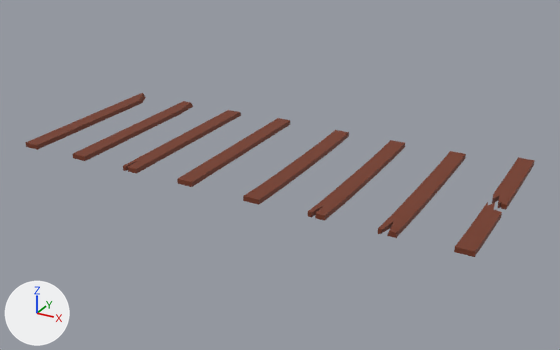
One commit to the FBX model models/planks.fbx: the scene before it, then after it.
Both versions are drawn from a 50 mm lens placed at (12.25, -19.57, 9.2), pointed at (1.42, 0.12, -0.65). Every picture has the same lights, and +X, +Y and +Z are marked at lower left.

The first picture shows 'Plank', 'Plank.001', 'Plank.002', 'Plank.003', 'Plank.004', 'Plank.005', 'Plank.006', 'Plank_snapped.006', 'Plank_snapped.007'.
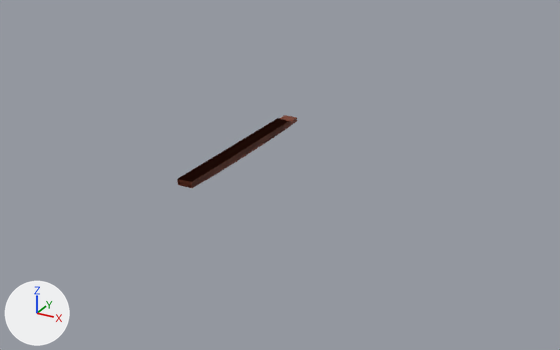
Location of each change, (x1, y1, x2, y2) in pixels of the pictures (560 x 350 px):
'Plank.002', moved: before (308, 140, 405, 221); after (177, 122, 290, 188)
'Plank.003', moved: before (123, 110, 241, 174); after (177, 119, 289, 186)
'Plank.005', moved (not visible afterwards): before (378, 151, 466, 238)
'Plank.006', moved: before (26, 93, 146, 150); after (178, 119, 282, 184)
'Plank.001', moved: before (243, 130, 349, 205); after (178, 181, 190, 185)
'Plank.004', moved: before (72, 101, 193, 161); after (179, 118, 284, 185)
'Plank_snapped.007', moved: before (454, 202, 502, 257); after (181, 157, 239, 188)
'Plank_snapped.006', moved: before (492, 157, 535, 210); after (247, 115, 297, 154)
'Plank', unchanged, covered by the edit: before (177, 118, 290, 187); after (180, 118, 290, 185)

Edits to the bpy script that builds the scene:
```text
Change ob_plank_002:
    ob_plank_002.location: (4.23, 0.0, 0.0) -> (0.0, 0.0, 0.0)
Change ob_plank_snapped_007:
    ob_plank_snapped_007.location: (8.23, 0.0, 0.0) -> (0.0, 0.0, 0.0)
Change ob_plank_001:
    ob_plank_001.location: (2.23, 0.0, 0.0) -> (0.0, 0.0, 0.0)
Change ob_plank_003:
    ob_plank_003.location: (-2.0, 0.0, 0.0) -> (0.0, 0.0, 0.0)
Change ob_plank_004:
    ob_plank_004.location: (-4.0, 0.0, 0.0) -> (0.0, 0.0, 0.0)
Change ob_plank_005:
    ob_plank_005.location: (6.23, 0.0, 0.0) -> (0.0, 0.0, 0.0)
Change ob_plank_snapped_006:
    ob_plank_snapped_006.location: (8.23, 0.5, 0.0) -> (0.0, 0.5, 0.0)
Change ob_plank_006:
    ob_plank_006.location: (-6.0, 0.0, 0.0) -> (0.0, 0.0, 0.0)
```
